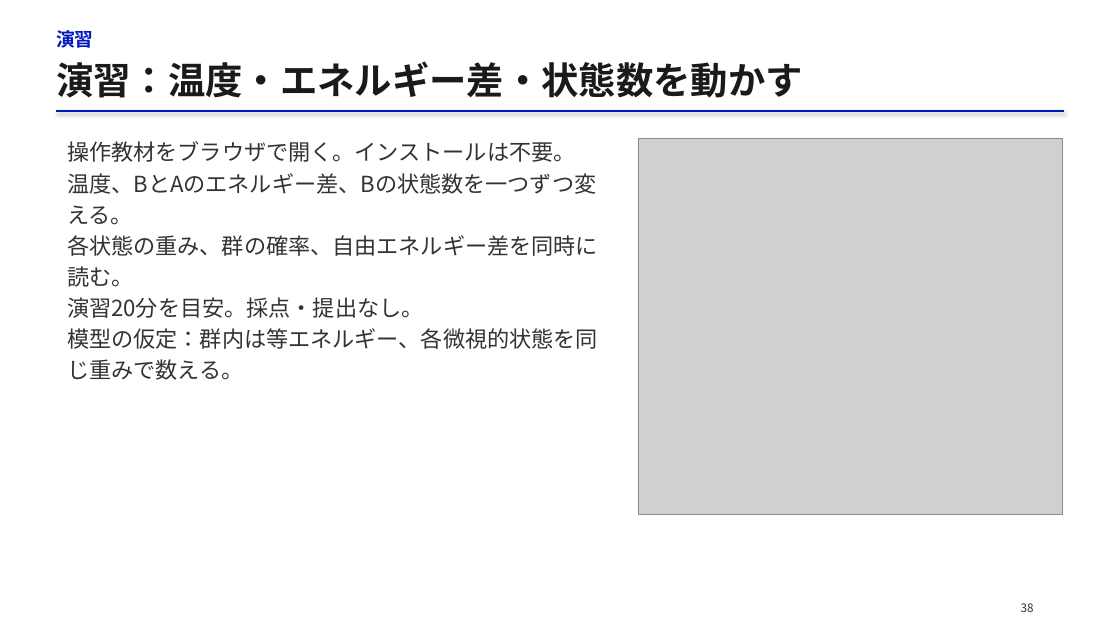
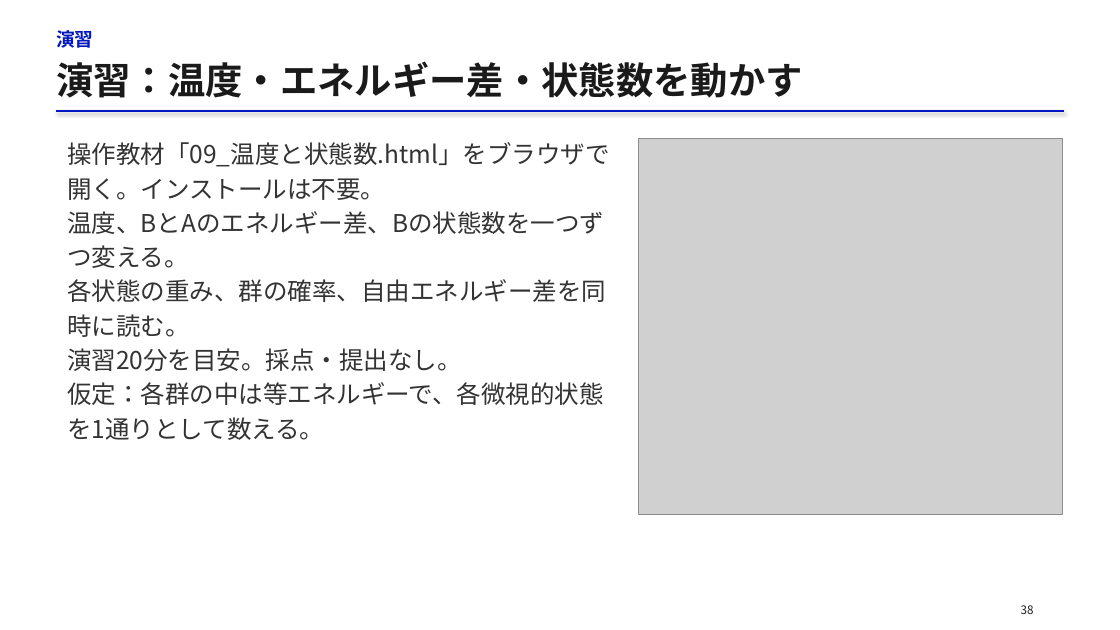
Before and after one commit to matsunagalab/lecture_bioinfo, a slide deck: slide 38 of 09_分子の相互作用と構造の安定性/09_分子の相互作用と構造の安定性.pptx. Drawn at 1120x630 pixels with LibreOffice and Linux fonts; fonts in the diff are those of the drawing; grey boxes stand for pictures. Boxes give left, top, right and bottom in pixels: in the first picture for what was removed or moved away, otherwise in the second. Text is boxed around its words. In the diff, an @@ line names an element or a change of style, - is before the commit and + after.

```diff
--- a/09_分子の相互作用と構造の安定性/09_分子の相互作用と構造の安定性.pptx
+++ b/09_分子の相互作用と構造の安定性/09_分子の相互作用と構造の安定性.pptx
@@ text at (x1=67, y1=142, x2=609, y2=200): text changed; size 19 to 21 pt @@
-操作教材をブラウザで開く。インストールは不要。
+操作教材「09_温度と状態数.html」をブラウザで開く。インストールは不要。
@@ text at (x1=67, y1=211, x2=606, y2=371): size 19 to 21 pt in "温度、BとAのエネルギー差、Bの状態数を一つずつ変える。", "各状態の重み、群の確率、自由エネルギー差を同時に読む。", "演習20分を目安。採点・提出なし。"; line spacing 26.6pt to 29.4pt @@
@@ text at (x1=67, y1=382, x2=604, y2=440): text changed; size 19 to 21 pt @@
-模型の仮定：群内は等エネルギー、各微視的状態を同じ重みで数える。
+仮定：各群の中は等エネルギーで、各微視的状態を1通りとして数える。
@@ text "38" at (x1=1021, y1=605, x2=1034, y2=614): text colour #333333 to #202020 @@
```
Also in this commit, not shown: 51 other slides changed, 2 slides added, 2 slides removed, 2 other files.
